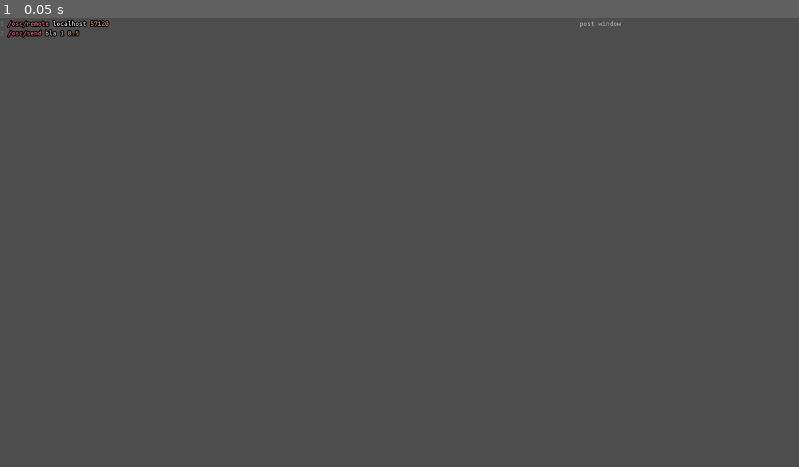
Above: before the commit, frame 1.
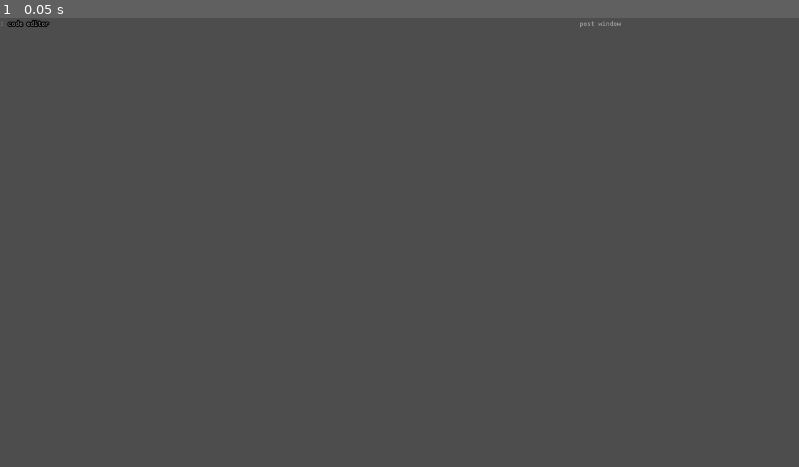
Above: after the commit, the same moment.

Repository: loopier/animatron
Game: Godot game, scene res://main.tscn
Two runs of this game, one before a commit and one after it. Both use one fixed random seed, a clock stepped at 60 frames per second and the inputs below.
Inputs:
- Up to frame 1 (0.05 s): no input

The runs differ from the first frame. In frame 1, 0.2% of the frame differs, in the area x 0-14%, y 0-5%.

Commit message:
Clear editor

Diff:
--- a/main.tscn
+++ b/main.tscn
@@ -40,8 +40,6 @@
 theme = ExtResource("3_fotw2")
 theme_override_colors/font_outline_color = Color(0, 0, 0, 1)
 theme_override_constants/outline_size = 10
-text = "/osc/remote localhost 57120
-/osc/send bla 1 0.5"
 placeholder_text = "code editor"
 caret_type = 1
 syntax_highlighter = SubResource("CodeHighlighter_833ra")
